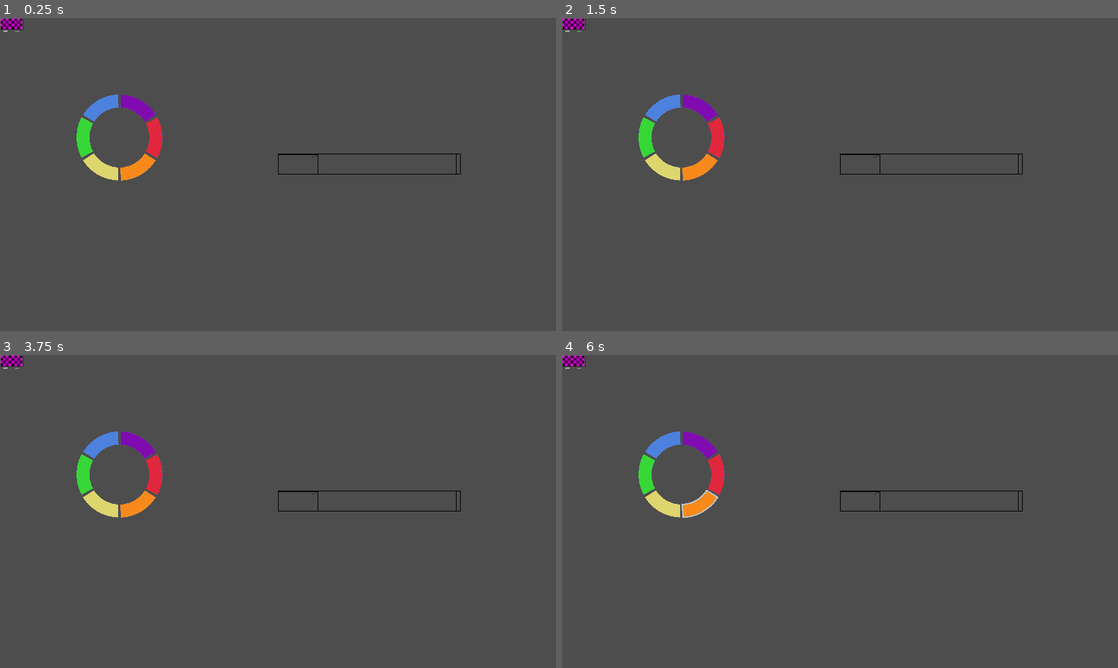
Above: before the commit, frames 1-4 (two rows, left to right).
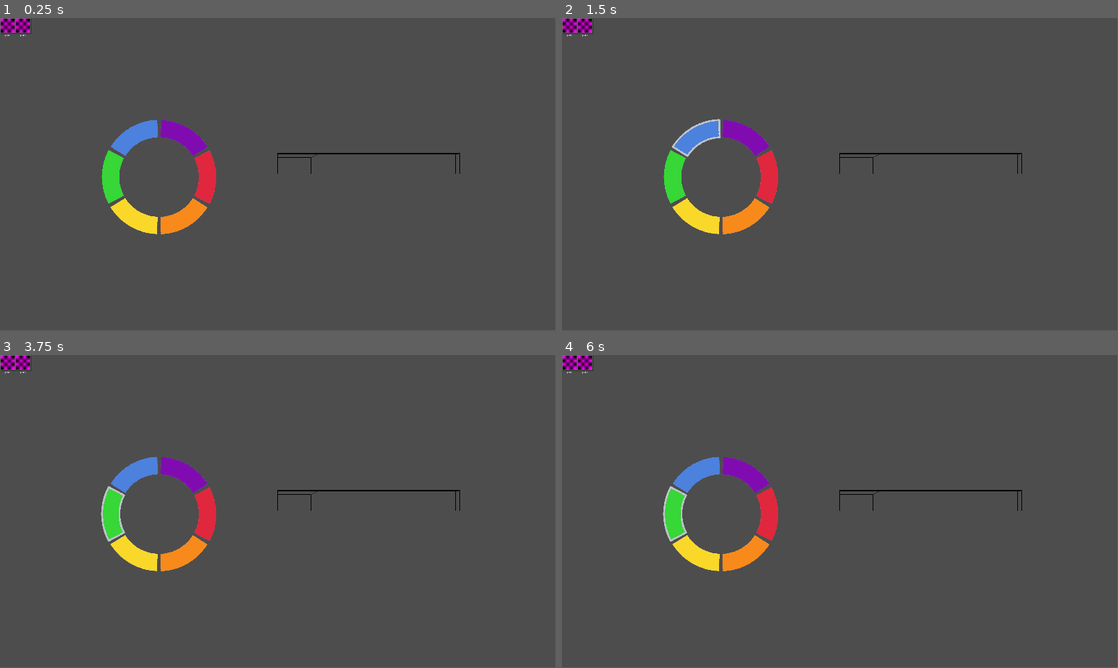
Above: after the commit, the same moments.

Repository: shibechef/sandbird
Game: Godot game, scene res://scenes/program.tscn
Same seed, same stepped clock (60 frames per second), same inputs: the game is played once before the commit and once after it. The project has no main scene, so this scene is started directly.
Inputs (mouse positions are in pixels of both pictures, inside the frame that each line leads up to):
- Up to frame 1 (0.25 s): no input
- Up to frame 2 (1.5 s): click (706, 136) at 0.52 s; click (756, 177) at 1.27 s
- Up to frame 3 (3.75 s): click (133, 495) at 2.02 s; click (177, 542) at 2.77 s; click (105, 495) at 3.52 s
- Up to frame 4 (6 s): click (706, 542) at 4.27 s; click (656, 473) at 5.02 s; click (689, 514) at 5.77 s
In our replay, the window is 800x450 before the commit and 799x449 after it. These sizes can differ from the game's own. Grey fills any space a smaller window leaves; there, only what the larger window draws over its background counts as a difference.

The runs differ from the first frame. In frame 1, 4.8% of the frame differs, in the area x 0-83%, y 0-70%; in frame 2, 4.8%; in frame 3, 4.8%; in frame 4, 4.9%.
Error in both runs: Assertion failed: res://user/brushes/ does not exist! (res://user/file_reader.gd:8)

Commit message:
it kinda works
the colors look wrong and you cant even have unique textures per instance apparently!

Diff:
--- a/materials/color_palette.tres
+++ b/materials/color_palette.tres
@@ -2,17 +2,6 @@
 
 [ext_resource type="Shader" uid="uid://b212dtvlhkifu" path="res://shaders/color_palette.gdshader" id="1_r5ttl"]
 
-[sub_resource type="Gradient" id="Gradient_mbd8w"]
-offsets = PackedFloat32Array(0, 0.54347825, 1)
-colors = PackedColorArray(0, 0, 0, 1, 0.15013623, 0.0030878584, 0.08880594, 1, 0.094674684, 0.40236807, 0.3511511, 1)
-
-[sub_resource type="GradientTexture2D" id="GradientTexture2D_0tiq4"]
-gradient = SubResource("Gradient_mbd8w")
-height = 1
-fill_from = Vector2(0.63917524, 1)
-fill_to = Vector2(0.16494845, 0)
-
 [resource]
 render_priority = 0
 shader = ExtResource("1_r5ttl")
-shader_parameter/color_palette_tex = SubResource("GradientTexture2D_0tiq4")
--- a/project.godot
+++ b/project.godot
@@ -26,8 +26,8 @@
 
 [display]
 
-window/size/viewport_width=2560
-window/size/viewport_height=1440
+window/size/viewport_width=1920
+window/size/viewport_height=1080
 
 [input]
 
--- a/scenes/voxel_project.tscn
+++ b/scenes/voxel_project.tscn
@@ -15,11 +15,10 @@
 [ext_resource type="Script" uid="uid://b4aeqlytrf1fx" path="res://voxel_visuals/color_palette_manager.gd" id="9_6fg1y"]
 [ext_resource type="Script" uid="uid://rrg3dhpf3gdf" path="res://voxel_painting/brushes/beam_paint.gd" id="9_ayq5r"]
 [ext_resource type="Script" uid="uid://ciubgxcnuov46" path="res://voxel_visuals/color_palette.gd" id="10_2l07e"]
-[ext_resource type="Resource" uid="uid://ce3m077vbf1hg" path="res://assets/resources/color_palettes/rainbow.tres" id="11_tnig6"]
+[ext_resource type="Resource" uid="uid://ce3m077vbf1hg" path="res://user/palettes/rainbow.tres" id="11_tnig6"]
 [ext_resource type="Material" uid="uid://dcndt1kov3l77" path="res://materials/color_palette.tres" id="12_1kmbx"]
 [ext_resource type="Script" uid="uid://ctyp21ixuvmen" path="res://input/color_selection.gd" id="13_gqylq"]
 [ext_resource type="Script" uid="uid://cvfpnpo0eu04j" path="res://voxel_input/edit_logging.gd" id="15_tnig6"]
-[ext_resource type="Script" uid="uid://rvjasli85np5" path="res://user/current_project_setter.gd" id="17_2epbo"]
 [ext_resource type="Script" uid="uid://sou14aoubqus" path="res://UI/scripts/UI_manager.gd" id="17_dhmkn"]
 
 [sub_resource type="Resource" id="Resource_uif21"]
@@ -94,8 +93,6 @@
 metadata/_custom_type_script = "uid://ctyp21ixuvmen"
 
 [node name="CurrentProjectSetter" type="Node" parent="." unique_id=1312332489]
-script = ExtResource("17_2epbo")
-metadata/_custom_type_script = "uid://rvjasli85np5"
 
 [node name="Hierarchy" type="Node" parent="." unique_id=1297333066]
 unique_name_in_owner = true
--- a/shaders/color_palette.gdshader
+++ b/shaders/color_palette.gdshader
@@ -1,7 +1,9 @@
 shader_type spatial;
 
-uniform sampler2D color_palette_tex;
+uniform sampler2DArray color_palette_tex;
 
 void fragment() {
-	ALBEDO = texture(color_palette_tex, UV).rgb;
+	float text_num = 0.0;
+	float text_width = float(textureSize(color_palette_tex, 0).x);
+	ALBEDO = texture(color_palette_tex, vec3(UV.x / text_width, 0, text_num)).rgb;
 }
--- a/assets/resources/color_palettes/rainbow.tres
+++ b/user/palettes/rainbow.tres
@@ -1,44 +1,50 @@
 [gd_resource type="Resource" script_class="VoxelColorPalette" format=3 uid="uid://ce3m077vbf1hg"]
 
-[ext_resource type="Script" uid="uid://ciubgxcnuov46" path="res://voxel_visuals/color_palette.gd" id="1_g256n"]
-[ext_resource type="Script" uid="uid://c4cxqovgpocot" path="res://voxel_visuals/palette_color.gd" id="1_uw4dn"]
-[ext_resource type="Material" uid="uid://dcndt1kov3l77" path="res://materials/color_palette.tres" id="2_q7h0j"]
+[ext_resource type="Script" uid="uid://c4cxqovgpocot" path="res://voxel_visuals/palette_color.gd" id="1_ktowp"]
+[ext_resource type="Material" uid="uid://dcndt1kov3l77" path="res://materials/color_palette.tres" id="2_h2jqh"]
+[ext_resource type="Script" uid="uid://ciubgxcnuov46" path="res://voxel_visuals/color_palette.gd" id="3_f1y3n"]
 
 [sub_resource type="Resource" id="Resource_q7h0j"]
-script = ExtResource("1_uw4dn")
+script = ExtResource("1_ktowp")
 color = Color(0.87857217, 0.15302941, 0.24035037, 1)
 metadata/_custom_type_script = "uid://c4cxqovgpocot"
 
 [sub_resource type="Resource" id="Resource_paus5"]
-script = ExtResource("1_uw4dn")
+script = ExtResource("1_ktowp")
 color = Color(0.502008, 0.048163645, 0.6950024, 1)
+current_uv_index = 1
 metadata/_custom_type_script = "uid://c4cxqovgpocot"
 
 [sub_resource type="Resource" id="Resource_f23kq"]
-script = ExtResource("1_uw4dn")
+script = ExtResource("1_ktowp")
 color = Color(0.29922208, 0.5077467, 0.86921954, 1)
+current_uv_index = 2
 metadata/_custom_type_script = "uid://c4cxqovgpocot"
 
 [sub_resource type="Resource" id="Resource_afnbf"]
-script = ExtResource("1_uw4dn")
-color = Color(0.8669961, 0.8366127, 0.42738742, 1)
+script = ExtResource("1_ktowp")
+color = Color(0.97889835, 0.8471011, 0.16050273, 1)
+current_uv_index = 3
 metadata/_custom_type_script = "uid://c4cxqovgpocot"
 
 [sub_resource type="Resource" id="Resource_ahkma"]
-script = ExtResource("1_uw4dn")
+script = ExtResource("1_ktowp")
 color = Color(0.9662083, 0.5409966, 0.10832695, 1)
+current_uv_index = 4
 metadata/_custom_type_script = "uid://c4cxqovgpocot"
 
 [sub_resource type="Resource" id="Resource_xwo0n"]
-script = ExtResource("1_uw4dn")
+script = ExtResource("1_ktowp")
 color = Color(0.21080884, 0.8419087, 0.211243, 1)
+current_uv_index = 5
 metadata/_custom_type_script = "uid://c4cxqovgpocot"
 
 [resource]
-script = ExtResource("1_g256n")
-material = ExtResource("2_q7h0j")
+script = ExtResource("3_f1y3n")
+palette_name = "rainbow"
+material = ExtResource("2_h2jqh")
 id = 1
-colors = Dictionary[int, ExtResource("1_uw4dn")]({
+colors = Dictionary[int, ExtResource("1_ktowp")]({
 -1140: SubResource("Resource_q7h0j"),
 -935: SubResource("Resource_paus5"),
 -125: SubResource("Resource_f23kq"),
--- a/voxel_painting/brushes/point_brush.gd
+++ b/voxel_painting/brushes/point_brush.gd
@@ -13,7 +13,6 @@
 		return voxels
 
 	positions.append(col_pos[0])
-
 
 	var col: VoxelColor = get_selected_colors()[0]
 	for pos in positions:
--- a/voxel_visuals/color_palette.gd
+++ b/voxel_visuals/color_palette.gd
@@ -2,7 +2,7 @@
 class_name VoxelColorPalette
 
 @export var palette_name: String
-@export var material: Material
+@export var material: ShaderMaterial
 @export var id: int
 @export var colors: Dictionary[int, PaletteColor]
 @export var color_order: Array[int]
@@ -10,18 +10,18 @@
 
 ## Remove this eventually
 func _init():
-	on_created()
+	call_deferred("on_created")
 
 func on_created() -> void:
 	material = load("res://materials/color_palette.tres").duplicate()
+	update_texture()
 
 func update_texture() -> void:
-	color_texture = make_texture_for_shader()
+	material.set_shader_parameter("color_palette_tex", make_texture_for_shader())
 
 func make_texture_for_UI() -> ImageTexture:
-	for id in colors:
-		var color = colors[id]
-		color.current_uv_index = color_order.size()
+	for color_id in colors:
+		var color = colors[color_id]
 		color_order.append(color.color)
 
 	var texture := ImageTexture.new()
@@ -30,18 +30,27 @@
 		image.set_pixel(n, 0, colors[color_order[n]].color)
 
 	texture.set_size_override(Vector2i(colors.size(), 1))
-	texture.create_from_image(image)
+	texture = ImageTexture.create_from_image(image)
 
 	return texture
 
-func make_texture_for_shader() -> ImageTexture:
-	var texture := ImageTexture.new()
+func make_texture_for_shader() -> Texture2DArray:
+	var textures := Texture2DArray.new()
 	var image := Image.new()
+
+	var max_UV: int = 0
 	for color_id in colors:
-		var color = colors[color_id]
+		var color: PaletteColor = colors[color_id]
+		if color.current_uv_index > max_UV:
+			max_UV = color.current_uv_index
+
+	image = Image.create_empty(max_UV + 1, 1, false, Image.FORMAT_RGBF)
+
+	for color_id in colors:
+		var color: PaletteColor = colors[color_id]
+		print(color.color)
 		image.set_pixel(color.current_uv_index, 0, color.color)
 
-	texture.set_size_override(Vector2i(colors.size(), 1))
-	texture.create_from_image(image)
+	textures.create_from_images([image])
 
-	return texture
+	return textures
--- a/voxel_visuals/color_palette_manager.gd
+++ b/voxel_visuals/color_palette_manager.gd
@@ -17,6 +17,21 @@
 
 	palette.colors[id].color = Color(randf(), randf(), randf())
 	palette_by_color[id] = palette.id
+
+
+	## Find the lowest UV index available
+	var existing_UVs: Array[int]
+	for color_id: int in palette.colors:
+		existing_UVs.append(palette.colors[color_id].current_uv_index)
+	existing_UVs.sort()
+
+	for i in range(0, existing_UVs.size() - 1):
+		var num = existing_UVs[i]
+		if existing_UVs[i + 1] == num + 1:
+			continue
+
+		palette.colors[id].current_uv_index = num + 1
+		break
 
 func delete_color(palette: VoxelColorPalette, color_id: int) -> void:
 	palette.colors.erase(color_id)
--- a/voxel_visuals/mesh_system.gd
+++ b/voxel_visuals/mesh_system.gd
@@ -62,8 +62,10 @@
 						mesh_UV_list[face_color.palette_id] = PackedVector2Array()
 
 					mesh_vertex_list[face_color.palette_id].append_array(get_face_array(n, pos))
+					var palette = color_palette_manager.all_palettes[face_color.palette_id]
+					var UV_index = Vector2(palette.colors[face_color.color_id].current_uv_index, 0)
 					mesh_UV_list[face_color.palette_id].append_array(
-						[face_color.color_id, face_color.color_id, face_color.color_id, face_color.color_id, face_color.color_id, face_color.color_id])
+						[UV_index, UV_index, UV_index, UV_index, UV_index, UV_index])
 
 	var array_mesh = ArrayMesh.new()
 
--- a/voxel_visuals/palette_color.gd
+++ b/voxel_visuals/palette_color.gd
@@ -4,4 +4,5 @@
 @export var color: Color
 var id: int
 var parent_id: int = -1
+## Very sensitive, do not change or the vertex UVs do not match up
 @export var current_uv_index: int
